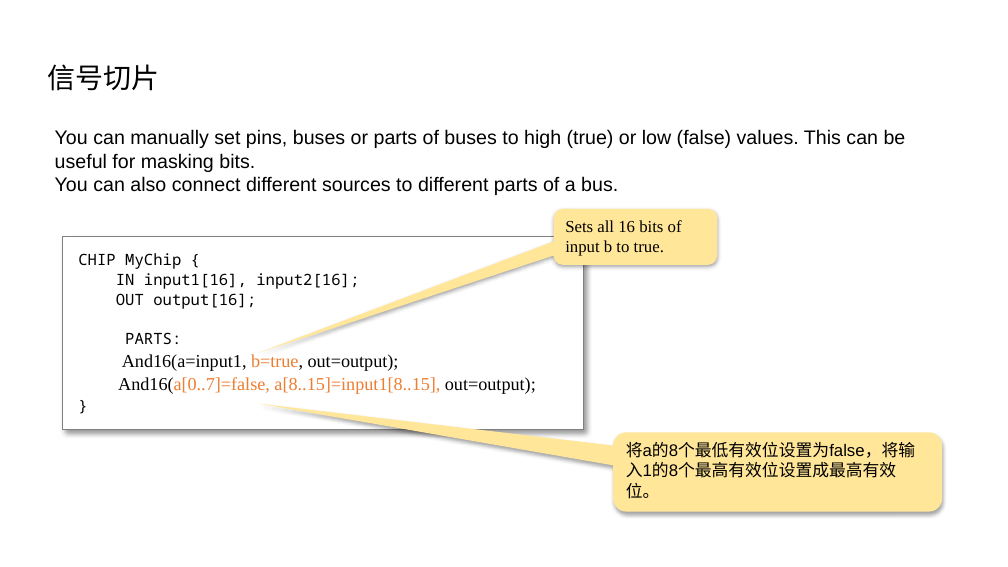
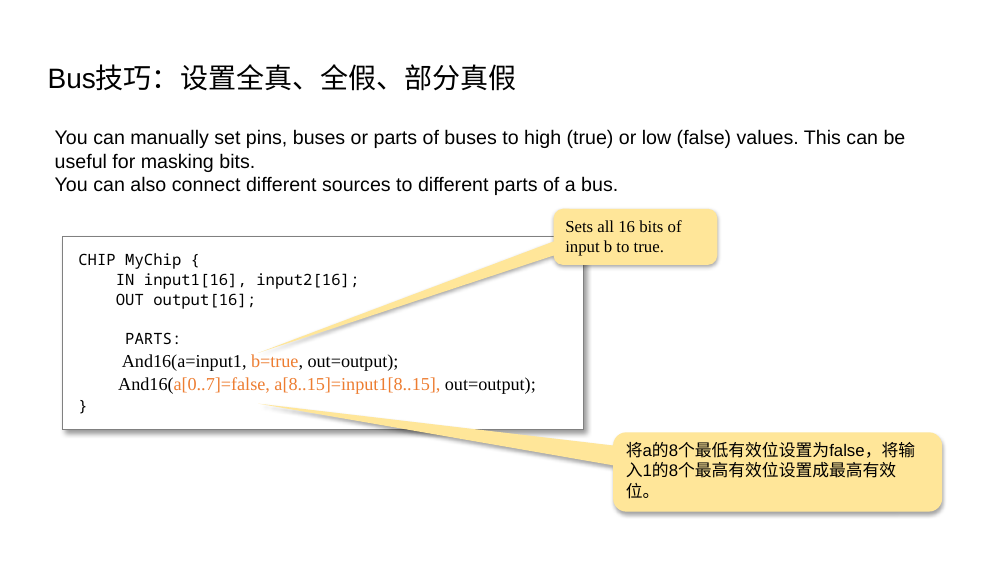
Before and after one commit to vcboy1/Leeds, a slide deck: slide 15 of 26fall/1860/Lecture/Week1.5/Lab 1.5.2 HDL & CAD LAB 2.pptx (slide 16 before the commit). Drawn at 1008x567 pixels with LibreOffice and Linux fonts; fonts in the diff are those of the drawing; background and template pictures are left out. Boxes give left, top, right and bottom in pixels: in the first picture for what was removed or moved away, otherwise in the second. Text is boxed around its words. In the diff, an @@ line names an element or a change of style, - is before the commit and + after.

```diff
--- a/26fall/1860/Lecture/Week1.5/Lab 1.5.2 HDL & CAD LAB 2.pptx
+++ b/26fall/1860/Lecture/Week1.5/Lab 1.5.2 HDL & CAD LAB 2.pptx
@@ title at [48, 66, 517, 91]: text changed @@
-信号切片
+Bus技巧：设置全真、全假、部分真假
```
Also in this commit, not shown: 12 other slides changed, 5 slides added, 1 slide removed, 7 other files.
